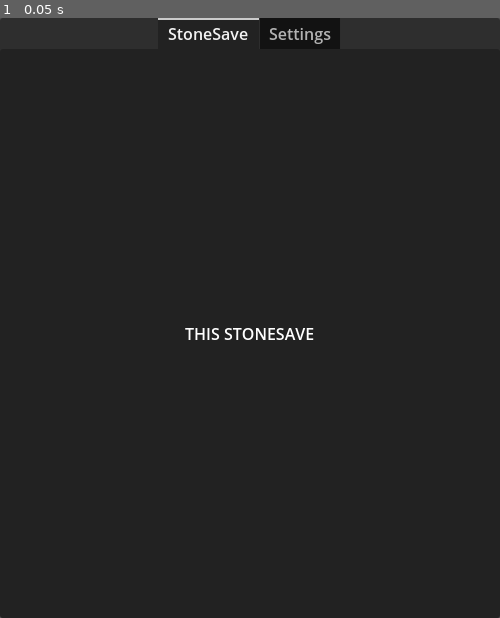
Above: before the commit, frame 1.
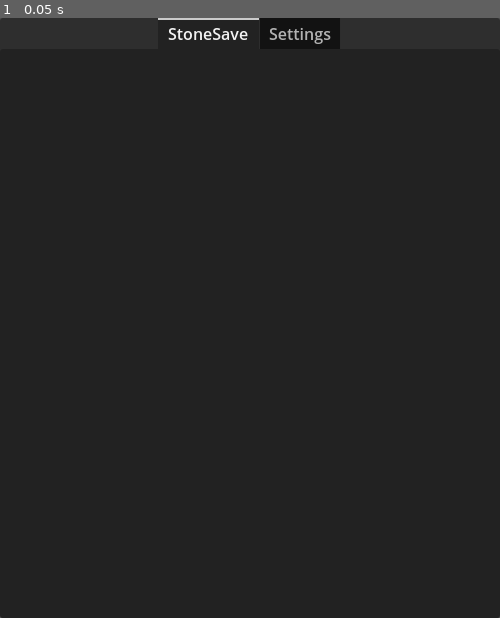
Above: after the commit, the same moment.

Repository: zMenta/SaveShard
Game: Godot game, scene res://main_menu/main_menu.tscn
Two runs of this game, one before a commit and one after it. Both use one fixed random seed, a clock stepped at 60 frames per second and the inputs below.
Inputs:
- Up to frame 1 (0.05 s): no input

The runs differ from the first frame. In frame 1, 0.3% of the frame differs, in the area x 37-63%, y 51-54%.

Commit message:
stonesave tab

Diff:
--- a/main_menu/main_menu.tscn
+++ b/main_menu/main_menu.tscn
@@ -16,15 +16,19 @@
 layout_mode = 2
 tab_alignment = 1
 
-[node name="StoneSave" type="CenterContainer" parent="MarginContainer/TabContainer"]
-visible = false
+[node name="StoneSave" type="MarginContainer" parent="MarginContainer/TabContainer"]
 layout_mode = 2
+theme_override_constants/margin_left = 20
+theme_override_constants/margin_top = 30
+theme_override_constants/margin_right = 20
+theme_override_constants/margin_bottom = 30
 
-[node name="Label" type="Label" parent="MarginContainer/TabContainer/StoneSave"]
+[node name="VBoxContainer" type="VBoxContainer" parent="MarginContainer/TabContainer/StoneSave"]
 layout_mode = 2
-text = "THIS STONESAVE"
+theme_override_constants/separation = 5
 
 [node name="Settings" type="MarginContainer" parent="MarginContainer/TabContainer"]
+visible = false
 layout_mode = 2
 theme_override_constants/margin_left = 20
 theme_override_constants/margin_top = 30
